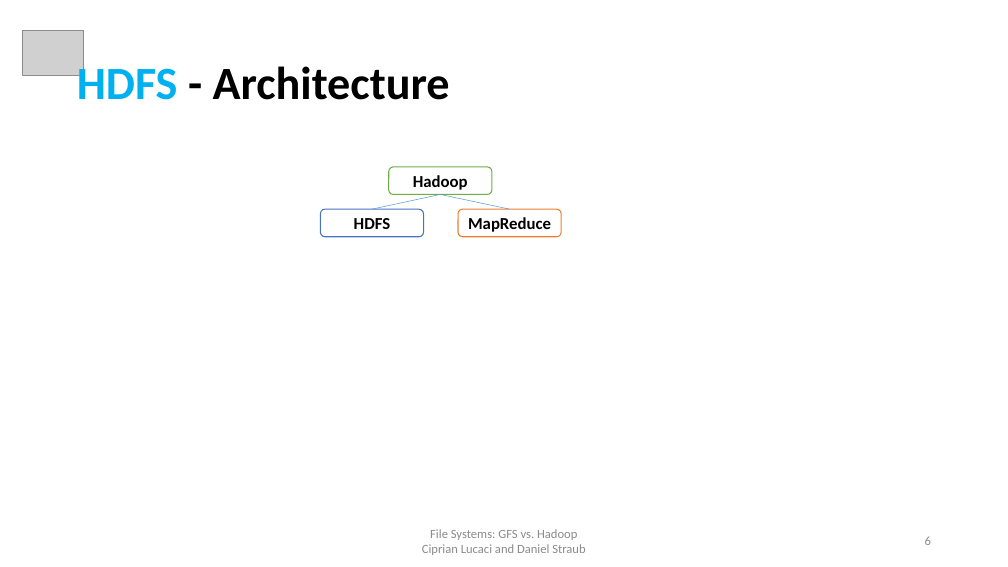
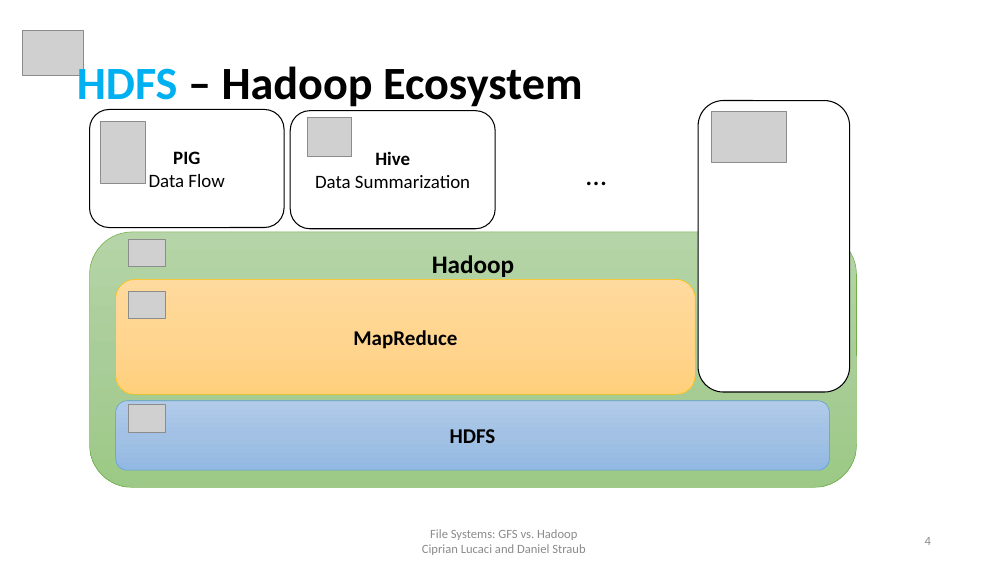
Before and after one commit to cipri7329/ss15-seminar, a slide deck: slide 4 of Presentation/DistributedFileSystems_Cipri.pptx (slide 6 before the commit). Drawn at 1008x567 pixels with LibreOffice and Linux fonts; fonts in the diff are those of the drawing; grey boxes stand for pictures; background and template pictures are left out. Boxes give left, top, right and bottom in pixels: in the first picture for what was removed or moved away, otherwise in the second. Text is boxed around its words. In the diff, an @@ line names an element or a change of style, - is before the commit and + after.

```diff
--- a/Presentation/DistributedFileSystems_Cipri.pptx
+++ b/Presentation/DistributedFileSystems_Cipri.pptx
@@ title at [77,61,583,111]: text changed @@
-HDFS - Architecture
+HDFS – Hadoop Ecosystem
@@ rounded rectangle added at [89,110,284,228], fill #FFFFFF, outline #000000 1 pt, 18 pt, text #000000 @@
+PIG
+Data Flow
@@ rounded rectangle added at [290,110,495,228], fill #FFFFFF, outline #000000 1 pt, 18 pt, text #000000 @@
+Hive
+Data Summarization
@@ picture added at [308,117,352,156] @@
@@ rounded rectangle added at [698,101,849,392], fill #FFFFFF, outline #000000 1 pt @@
@@ picture added at [712,111,787,162] @@
@@ picture added at [101,121,145,183] @@
@@ text added at [579,153,615,196], 28 pt, text #000000 @@
+…
@@ line removed from (372, 209) to (440, 194) @@
@@ line removed from (440, 194) to (510, 209) @@
@@ rounded rectangle "Hadoop": place and size @@
-rounded rectangle "Hadoop" at [389,167,492,195]
+rounded rectangle "Hadoop" at [89,232,857,488]
@@ rounded rectangle "Hadoop" at [89,232,857,488]: size 16 to 24 pt; vertical alignment middle to top; fill #FFFFFF to gradient #B5D5A7 to #AACE9A to #9CC987; outline #70AD47 1 pt to #70AD47 0.5 pt @@
@@ picture added at [129,239,166,267] @@
@@ rounded rectangle "MapReduce": place and size @@
-rounded rectangle "MapReduce" at [458,209,561,237]
+rounded rectangle "MapReduce" at [116,280,696,395]
@@ rounded rectangle "MapReduce" at [116,280,696,395]: size 16 to 20 pt; fill #FFFFFF to gradient #FFDB9E to #FFD590 to #FFD07C; outline #ED7D31 1 pt to #FFC000 0.5 pt @@
@@ picture added at [129,291,166,319] @@
@@ rounded rectangle "HDFS": place and size @@
-rounded rectangle "HDFS" at [321,209,423,237]
+rounded rectangle "HDFS" at [116,401,830,470]
@@ rounded rectangle "HDFS" at [116,401,830,470]: size 16 to 20 pt; fill #FFFFFF to gradient #B1CBE9 to #A3C1E5 to #93B9E4; outline #4472C4 1 pt to #5B9BD5 0.5 pt @@
@@ picture added at [129,405,166,433] @@
@@ page number at [925,537,931,545]: text changed @@
-6
+4
```
Also in this commit, not shown: 6 other slides changed, 2 slides added, 4 slides removed, 14 other files.
